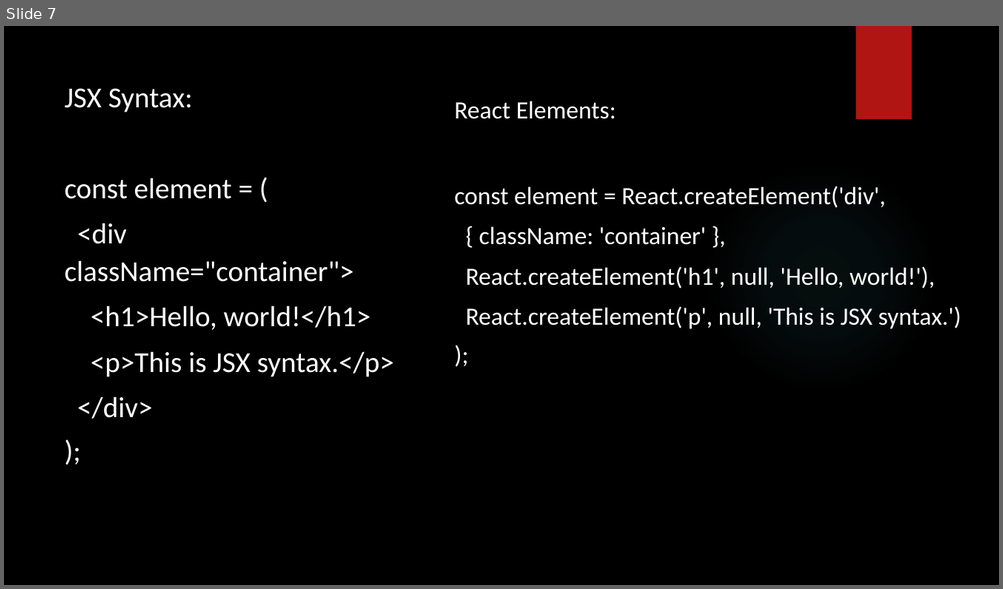
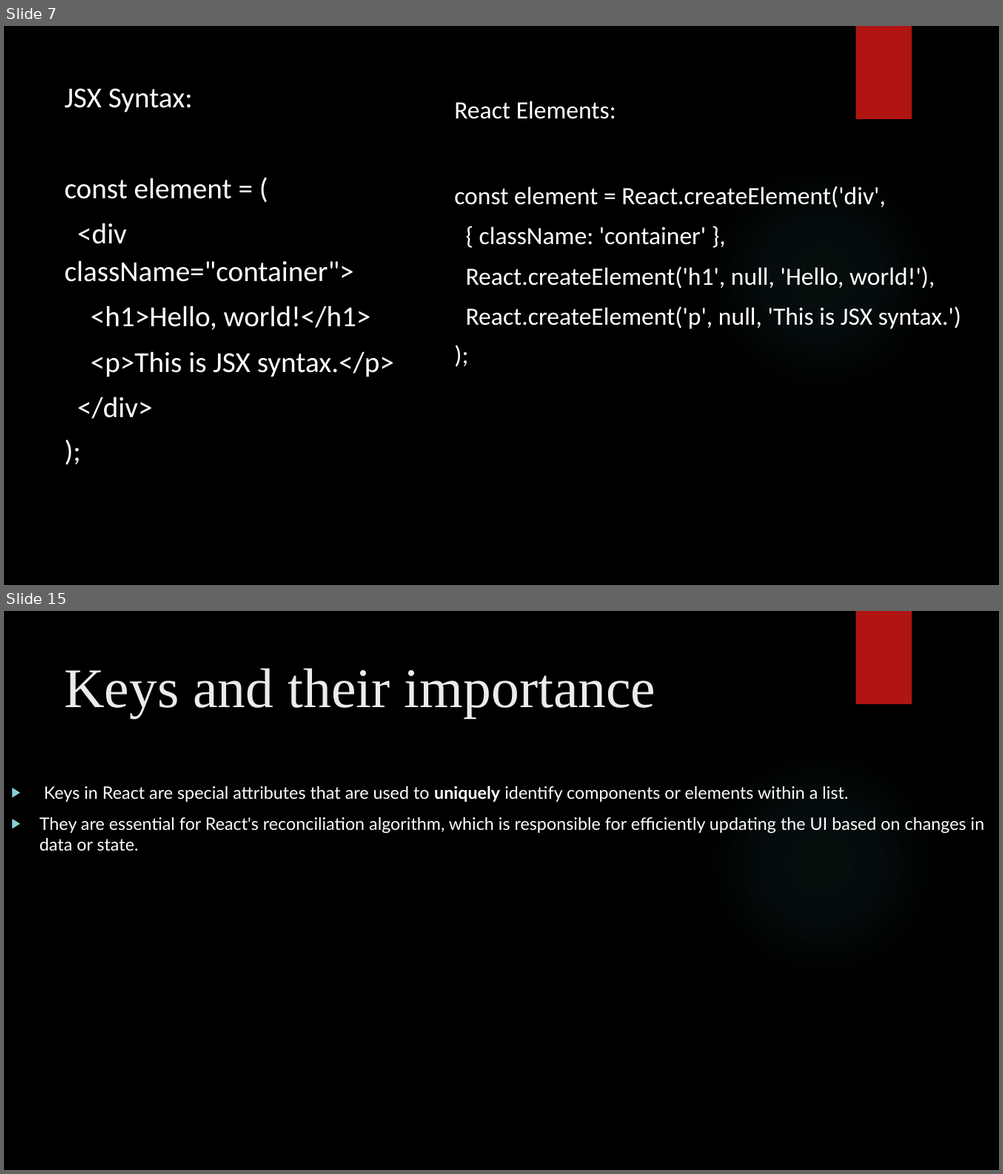
Before and after one commit to onkarbhawar111/React-batch-7-Oct, a slide deck: React PPT.pptx. Shown one above the other, each under a label of ours: slide 7 before the commit, slides 7 and 15 after it; the slides between them are not shown. The pictures are 1003x589 and 1003x1174 pixels, drawn with LibreOffice and Linux fonts; fonts in the diff are those of the drawing; background and template pictures are left out. Boxes give left, top, right and bottom in pixels: in the first picture for what was removed or moved away, otherwise in the second. Text is boxed around its words. In the diff, an @@ line names an element or a change of style, - is before the commit and + after.

```diff
--- a/React PPT.pptx
+++ b/React PPT.pptx
@@ slide 15 added at (4, 611, 999, 1170), background picture (left out); not listed: 2 template elements that a slide beside it also shows @@
@@ title added at (64, 668, 656, 718), 54 pt, text #EBEBEB @@
+Keys and their importance
@@ text added at (40, 786, 984, 851), 16.6 pt, text #FFFFFF @@
+▶ Keys in React are special attributes that are used to uniquely identify components or elements within a list.
+▶ They are essential for React's reconciliation algorithm, which is responsible for efficiently updating the UI based on changes in data or state.
```
Also in this commit, not shown: 15 other slides added, 7 other files.
